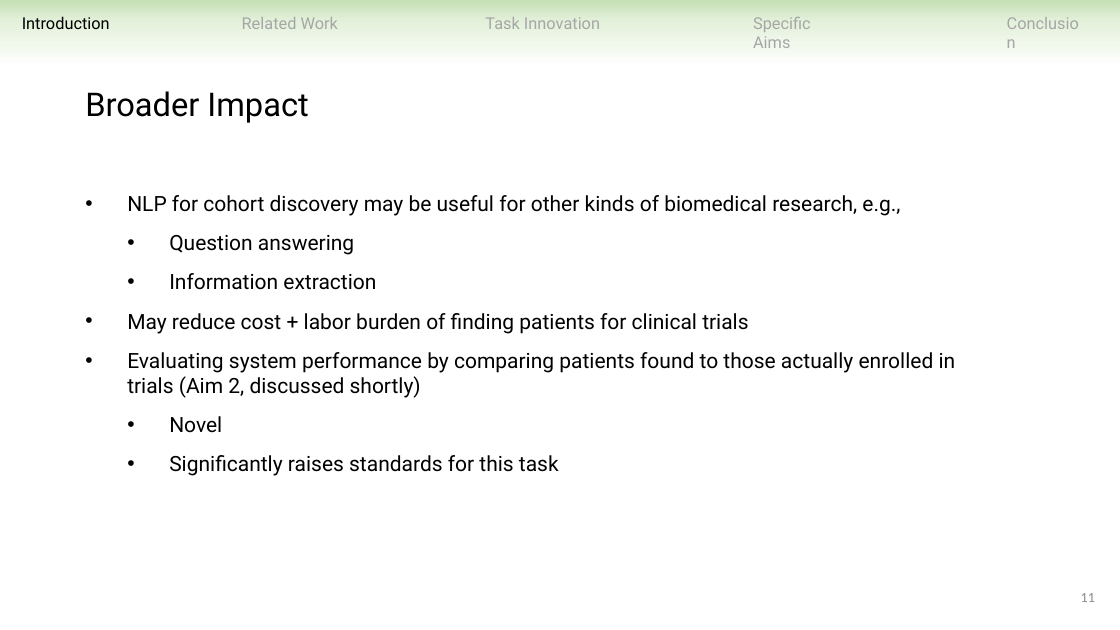
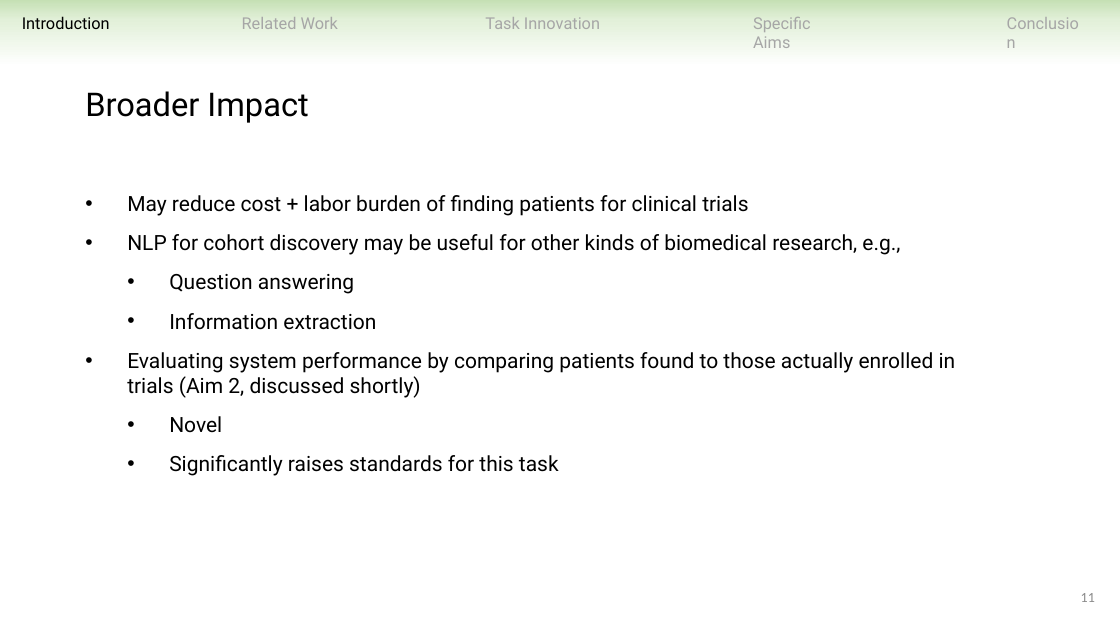
Before and after one commit to ndobb/dissertation, a slide deck: slide 11 of 4_general_exam/presentation/nic_dobbins_general_exam.pptx. Drawn at 1120x630 pixels with LibreOffice and Linux fonts; fonts in the diff are those of the drawing. Boxes give left, top, right and bottom in pixels: in the first picture for what was removed or moved away, otherwise in the second. Text is boxed around its words. In the diff, an @@ line names an element or a change of style, - is before the commit and + after.

```diff
--- a/4_general_exam/presentation/nic_dobbins_general_exam.pptx
+++ b/4_general_exam/presentation/nic_dobbins_general_exam.pptx
@@ text at (127,195,748,216): paragraph added @@
+• May reduce cost + labor burden of finding patients for clinical trials
@@ text at (127,313,748,334): paragraph removed @@
-• May reduce cost + labor burden of finding patients for clinical trials
```
Also in this commit, not shown: 21 other slides changed, 3 slides added, 1 slide removed.
